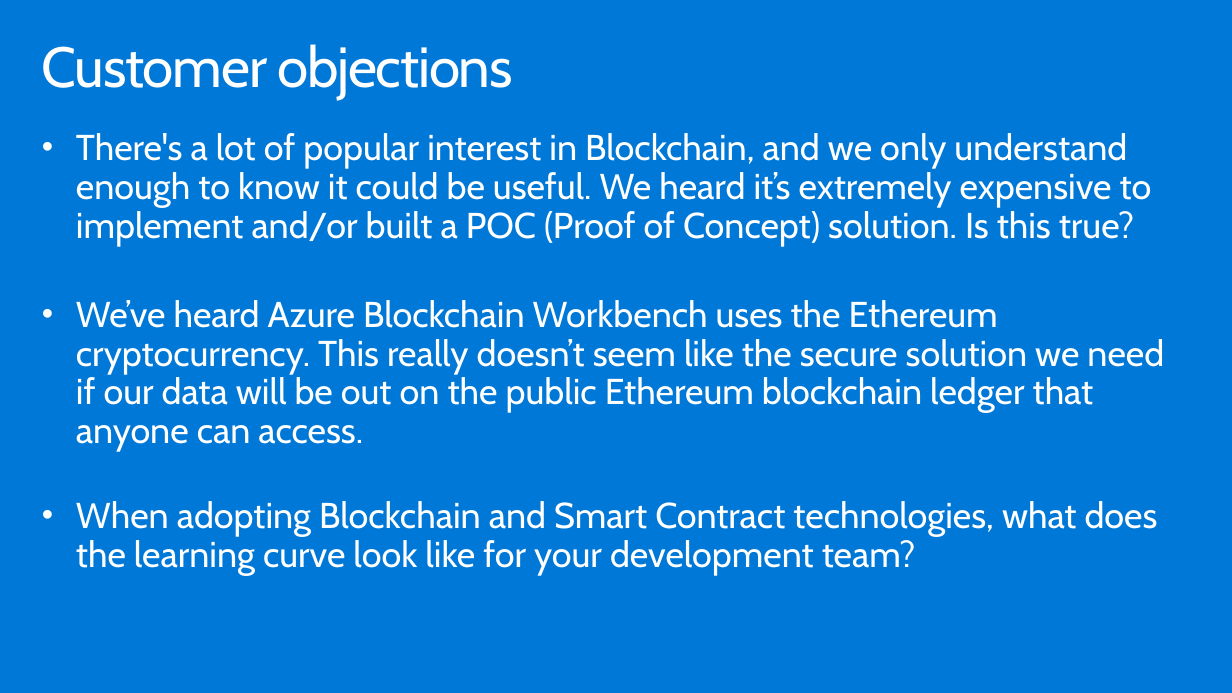
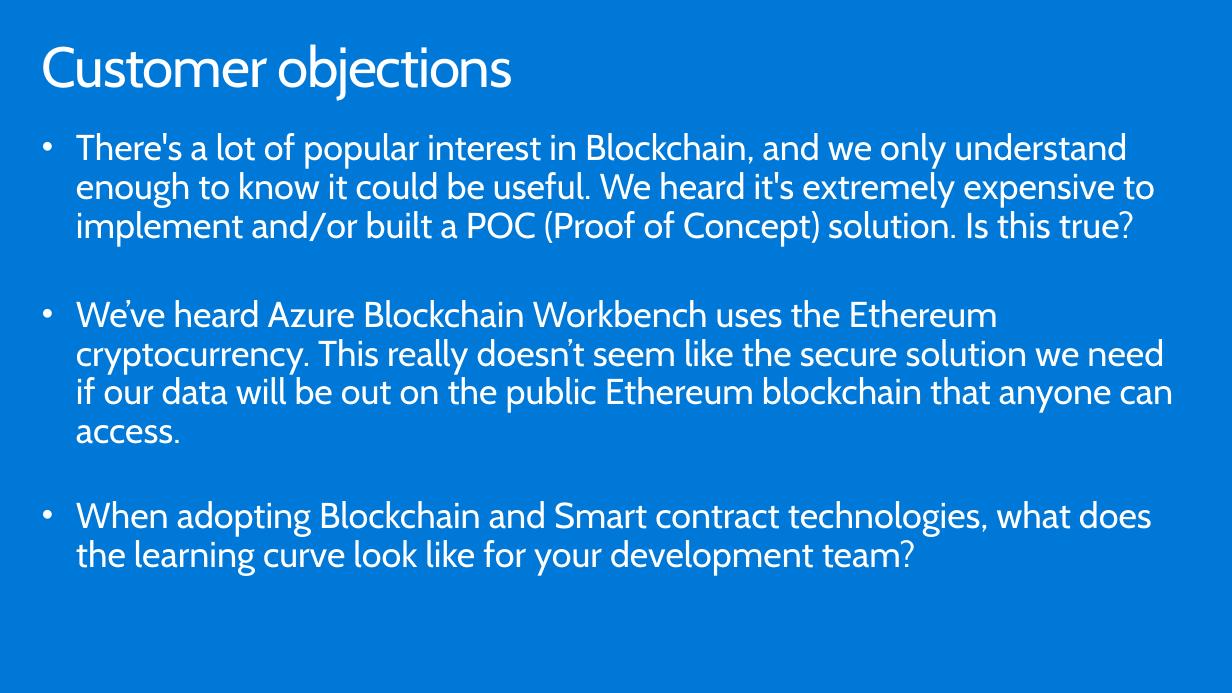
Before and after one commit to Microsoft/MCW-Azure-Blockchain, a slide deck: slide 9 of Whiteboard design session/WDS trainer presentation - Azure Blockchain.pptx. Drawn at 1232x693 pixels with LibreOffice and Linux fonts; fonts in the diff are those of the drawing. Boxes give left, top, right and bottom in pixels: in the first picture for what was removed or moved away, otherwise in the second. Text is boxed around its words. In the diff, an @@ line names an element or a change of style, - is before the commit and + after.

Commit message:
updates to PPTX

```diff
--- a/Whiteboard design session/WDS trainer presentation - Azure Blockchain.pptx
+++ b/Whiteboard design session/WDS trainer presentation - Azure Blockchain.pptx
@@ text at (76, 133, 1174, 576): text changed @@
-• There's a lot of popular interest in Blockchain, and we only understand enough to know it could be useful. We heard it’s extremely expensive to implement and/or built a POC (Proof of Concept) solution. Is this true?
-• We’ve heard Azure Blockchain Workbench uses the Ethereum cryptocurrency. This really doesn’t seem like the secure solution we need if our data will be out on the public Ethereum blockchain ledger that anyone can access.
-• When adopting Blockchain and Smart Contract technologies, what does the learning curve look like for your development team?
+• There's a lot of popular interest in Blockchain, and we only understand enough to know it could be useful. We heard it's extremely expensive to implement and/or built a POC (Proof of Concept) solution. Is this true?
+• We’ve heard Azure Blockchain Workbench uses the Ethereum cryptocurrency. This really doesn’t seem like the secure solution we need if our data will be out on the public Ethereum blockchain that anyone can access.
+• When adopting Blockchain and Smart contract technologies, what does the learning curve look like for your development team?
```
